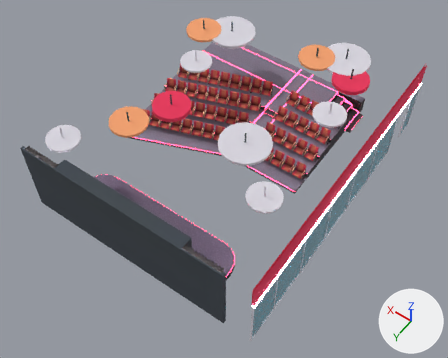
Renders of the glTF model CommunityVenue/models/Building/TeachingCommunityInteriorTeachingRoom01.glb from each side of a commit.
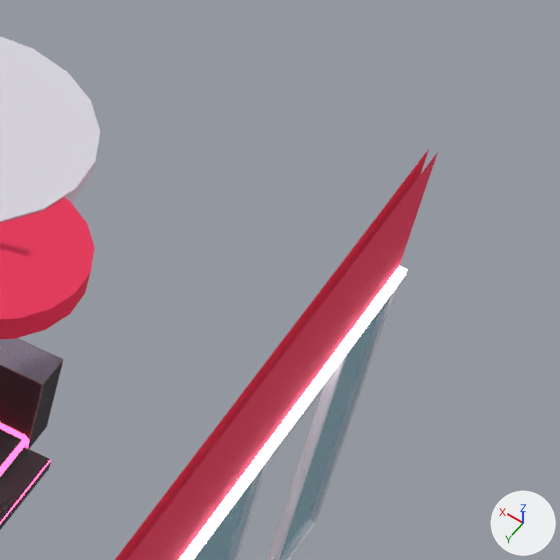
The first picture shows the older version from a camera (50 mm lens) standing at (23.8, 33.0, 37.9) and looking at (37.4, 14.0, 7.9). The close-ups show both versions on the part from 79% to 100% of the width and 11% to 37% of the height of that picture; other places that the commit changed are outside them. The lights are fixed; the arrows at lower right show +X, +Y and +Z. Objects named as collision shapes, trigger or cutter boxes, shadow casters or lower levels of detail are left out. Where no turn or scale is listed for an object, it has been applied to the vertices.

The scene before the commit, as lines of its bpy script (objects in view):
```python
me_mesh_340 = bpy.data.meshes.new('Mesh.340')
me_mesh_340.from_pydata(...)  # 656 vertices, 1120 faces; spans x 32.74..45.1, y 2.74..17.38, z 11.52..12.59
me_mesh_340.materials.append(mat_tcv_colour_mat)
me_mesh_342 = bpy.data.meshes.new('Mesh.342')
me_mesh_342.from_pydata(...)  # 56 vertices, 28 faces; spans x 30.5..30.6, y 2.4..21.2, z 6.9..10.6
me_mesh_342.materials.append(mat_liveteach_glass)  # cyan #3694a7
me_mesh_343 = bpy.data.meshes.new('Mesh.343')
me_mesh_343.from_pydata(...)  # 124 vertices, 210 faces; spans x 30.4..30.6, y 2.3..21.3, z 6.8..12.3
# faces by material slot: [204, 6]
me_mesh_343.materials.append(mat_tcv_colour_mat)
me_mesh_343.materials.append(mat_tcv_neon_mat)
ob_tcv_teachingroomglass = bpy.data.objects.new('TCV_TeachingRoomGlass', me_mesh_342)
ob_tcv_teachingroomglass.location = (0.0, 0.0, 0.0)
ob_tcv_teachingroomroofdetail = bpy.data.objects.new('TCV_TeachingRoomRoofDetail', me_mesh_340)
ob_tcv_teachingroomroofdetail.location = (0.0, 0.0, 0.0)
ob_tcv_teachingroomwindowframes = bpy.data.objects.new('TCV_TeachingRoomWindowFrames', me_mesh_343)
ob_tcv_teachingroomwindowframes.location = (0.0, 0.0, 0.0)
# also in view: 'TCV_ExampleTeachingRoomChairsStage1' at (39.5, 8.5, 7.4)
```
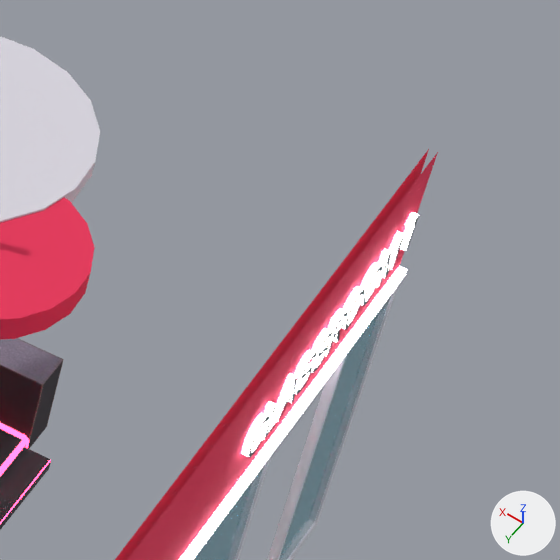
The change, as a list of edits to the scene's bpy script:
```text
Add me_mesh_485:
    me_mesh_485.from_pydata(...)  # 928 vertices, 1380 faces; spans x 30.44..30.52, y 2.6..6.4, z 11.27..11.73
    # faces by material slot: [928, 452]
    me_mesh_485.materials.append(mat_tcv_neon_mat)
    me_mesh_485.materials.append(mat_tcv_colour_mat)
Add ob_classroom1sign:
    ob_classroom1sign = bpy.data.objects.new('ClassRoom1Sign', me_mesh_485)
    ob_classroom1sign.location = (0.0, 0.0, 0.0)
```

Where the change shows, as pixel boxes [x1, y1, x2, y2] in the close-ups (560 x 560 px):
'ClassRoom1Sign', added: after [242, 212, 419, 457]
    faces in mat_tcv_neon_mat: [242, 212, 419, 457]
    faces in mat_tcv_colour_mat: [249, 216, 419, 457]
